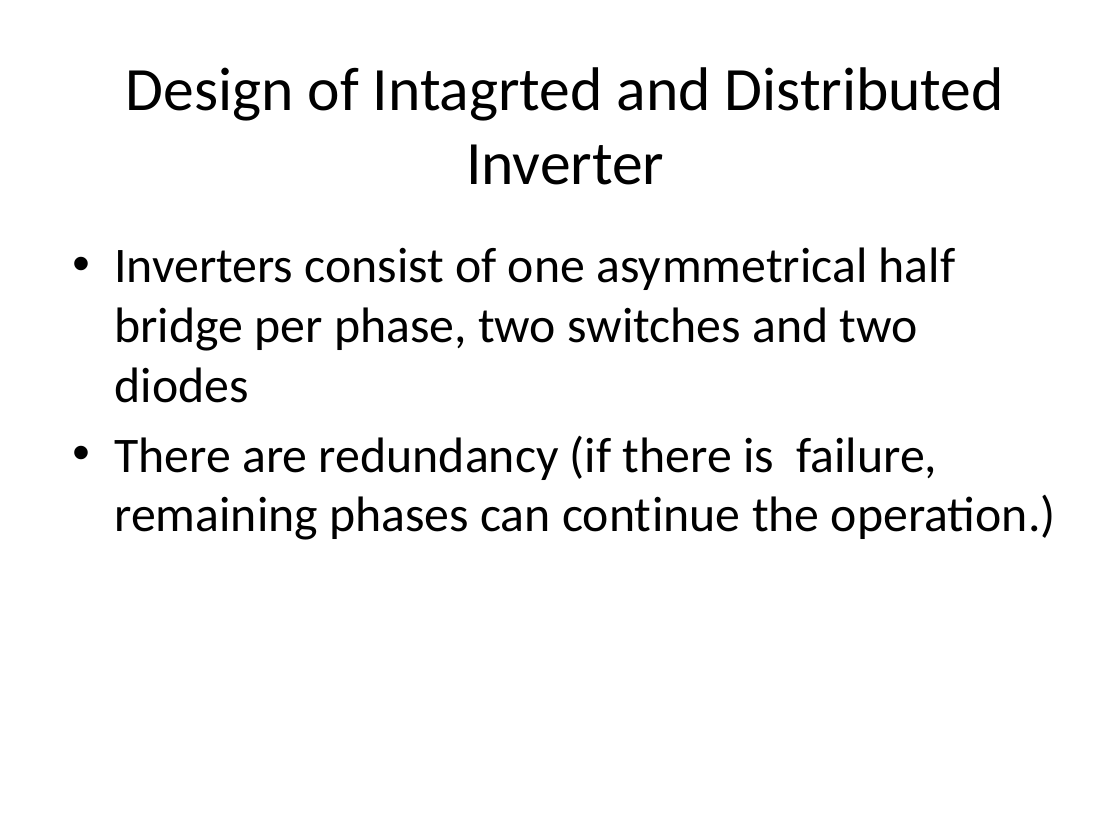
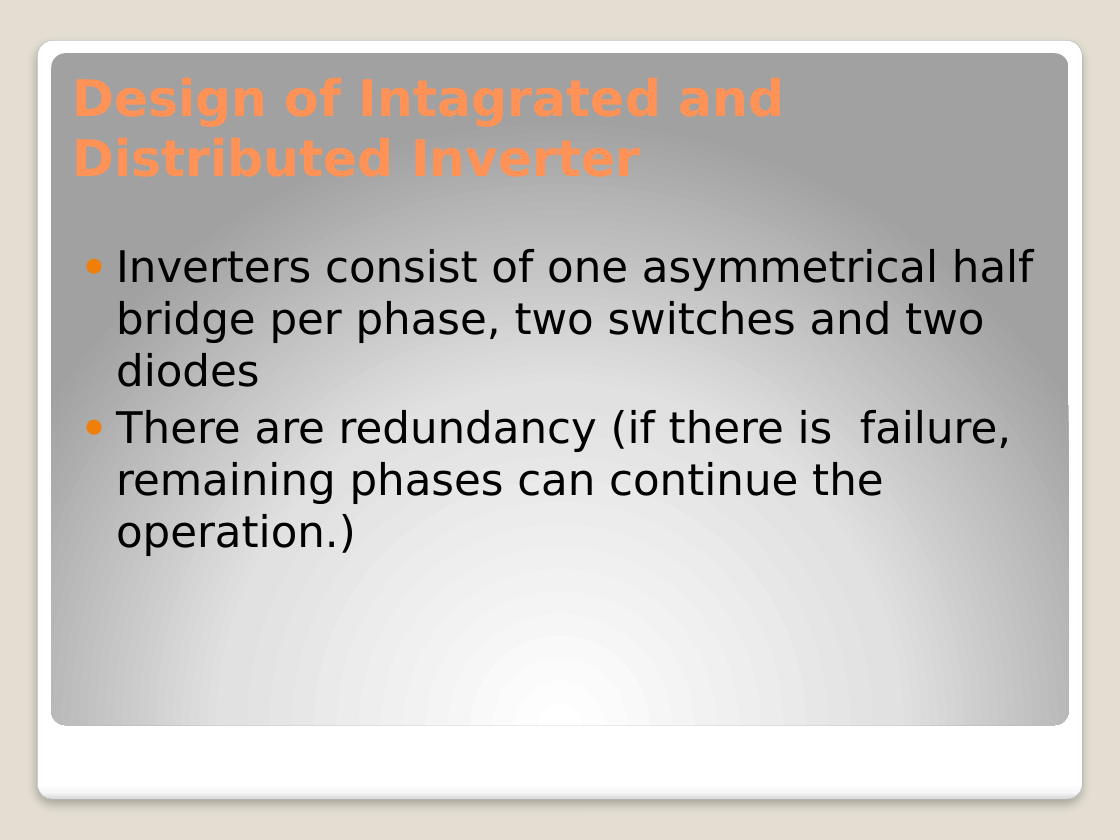
Before and after one commit to MehmetEralpKose/Star, a slide deck: slide 22 of 50 kW Integrated Fault toerant Permanent Magnet Machine.pptx (slide 21 before the commit). Drawn at 1120x840 pixels with LibreOffice and Linux fonts; fonts in the diff are those of the drawing. Boxes give left, top, right and bottom in pixels: in the first picture for what was removed or moved away, otherwise in the second. Text is boxed around its words. In the diff, an @@ line names an element or a change of style, - is before the commit and + after.

```diff
--- a/50 kW Integrated Fault toerant Permanent Magnet Machine.pptx
+++ b/50 kW Integrated Fault toerant Permanent Magnet Machine.pptx
@@ background #FFFFFF to #E3DED1 @@
@@ rounded rectangle added at (x1=37, y1=40, x2=1082, y2=800), fill gradient #FFFFFF to #F7F7F7 to #DADADA, outline #A4A4A4 0.16 pt @@
@@ rounded rectangle added at (x1=52, y1=53, x2=1068, y2=725), fill gradient #FFFFFF to #E1E1E1 to #A2A2A2 @@
@@ title removed at (x1=126, y1=67, x2=1004, y2=185) @@
-Design of Intagrted and Distributed Inverter
@@ text "Inverters consist of one asymmetrical ..." at (x1=116, y1=249, x2=1034, y2=556): size 32 to 28 pt, font Calibri to DejaVu Sans; bullet • to ●; less space between paragraphs @@
```
Also in this commit, not shown: 22 other slides changed, 6 slides added, 9 other files.
